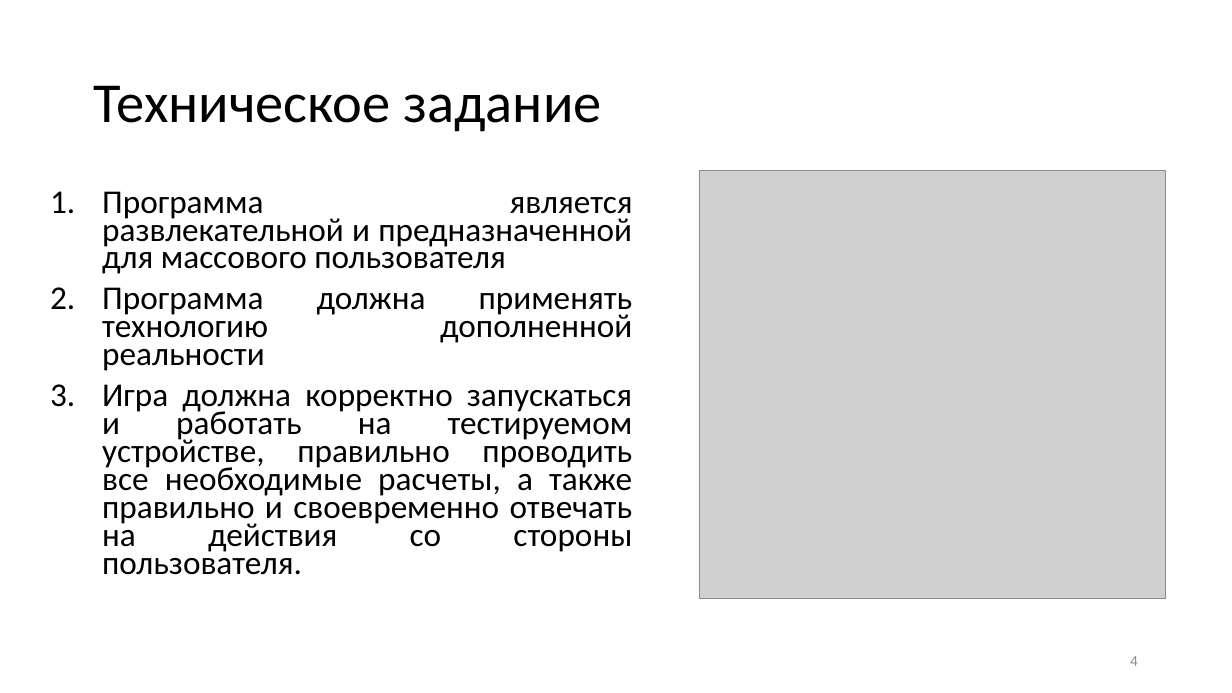
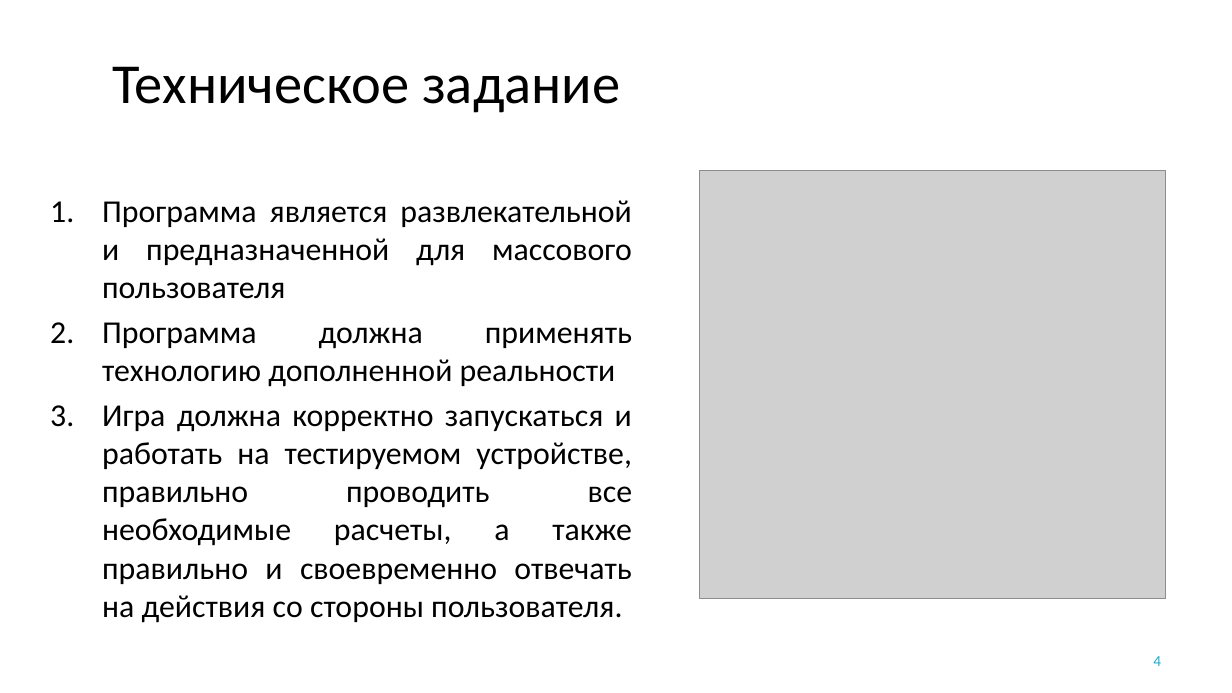
Before and after one commit to YakimenkoIlya/PhantasmagoriaProjectFiles, a slide deck: slide 4 of Якименко Курсовая.pptx. Drawn at 1232x693 pixels with LibreOffice and Linux fonts; fonts in the diff are those of the drawing; grey boxes stand for pictures; background and template pictures are left out. Boxes give left, top, right and bottom in pixels: in the first picture for what was removed or moved away, otherwise in the second. Text is boxed around its words. In the diff, an @@ line names an element or a change of style, - is before the commit and + after.

```diff
--- a/Якименко Курсовая.pptx
+++ b/Якименко Курсовая.pptx
@@ title "Техническое задание": place and size @@
-title "Техническое задание" at box(94, 85, 602, 132)
+title "Техническое задание" at box(113, 66, 620, 113)
@@ title "Техническое задание" at box(113, 66, 620, 113): alignment left to centre; line spacing 0.9 to 1 @@
@@ text "Программа является развлекательной и предназначенной ..." at box(102, 200, 633, 623): size 25.9 to 24.8 pt; line spacing 0.7 to 1; less space between paragraphs @@
@@ page number: place and size @@
-page number at box(1130, 656, 1138, 666)
+page number at box(1153, 656, 1161, 666)
@@ page number at box(1153, 656, 1161, 666): text colour #8C8C8C to #1FAECD @@
```
Also in this commit, not shown: 14 other slides changed, 1 other file.
